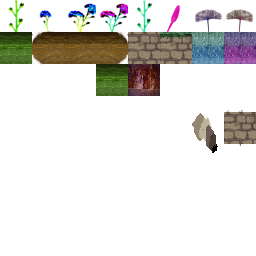
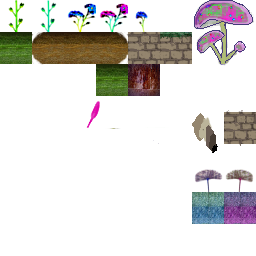
Before/after of a 256x256 layered artwork. What changed in the layer stack:
added layer "Eingefügte Ebene" above "tileset.png" over [193,0,255,64]
painted on "tileset.png" over [10,0,256,224]
